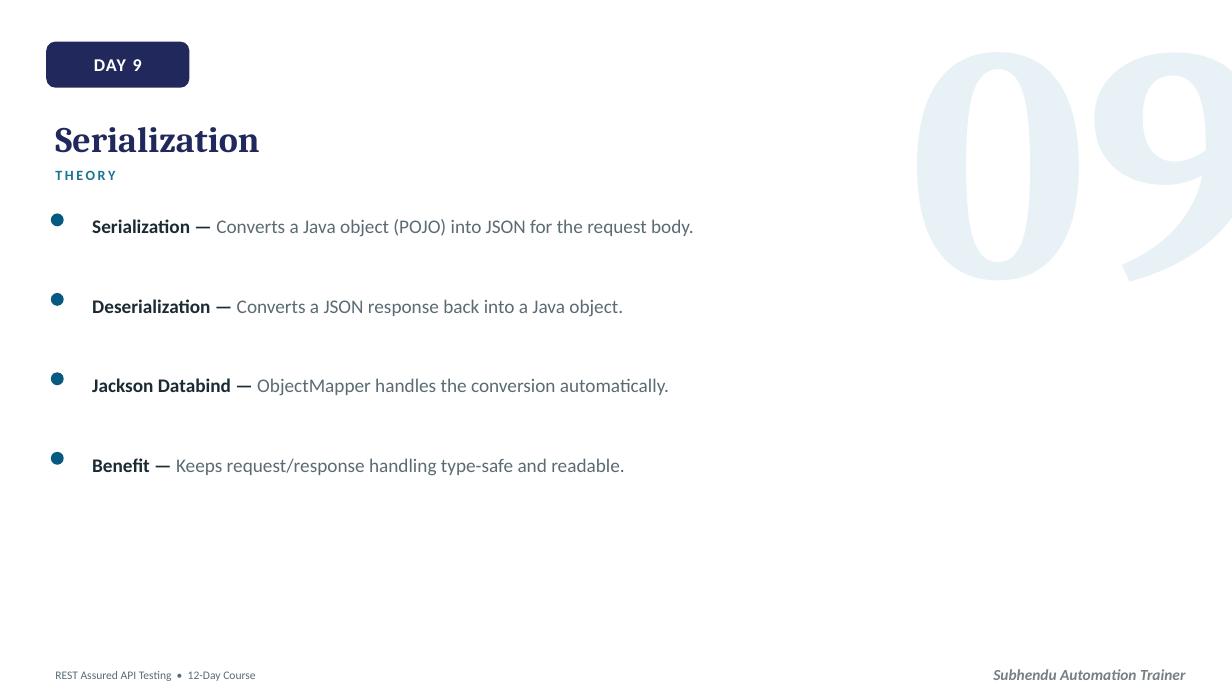
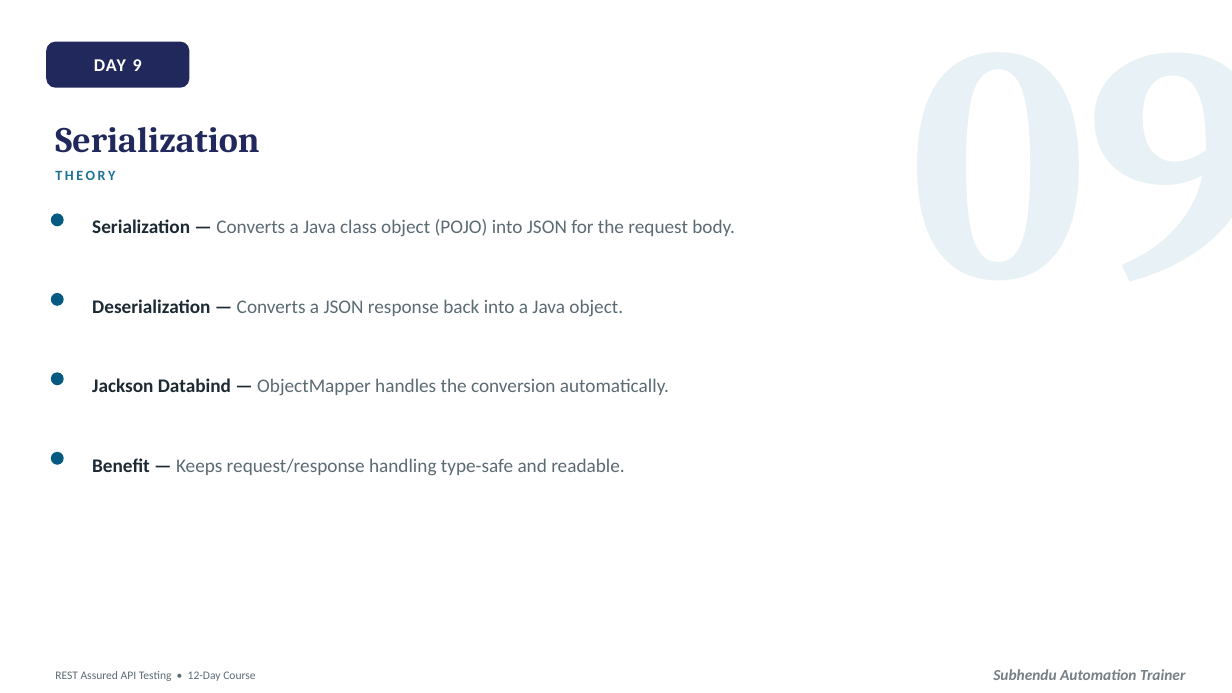
Before and after one commit to dassubhendu/api-automation-java-restassured, a slide deck: slide 26 of Docs/REST_Assured_12_Day_Course1.pptx (slide 23 before the commit). Drawn at 1232x693 pixels with LibreOffice and Linux fonts; fonts in the diff are those of the drawing. Boxes give left, top, right and bottom in pixels: in the first picture for what was removed or moved away, otherwise in the second. Text is boxed around its words. In the diff, an @@ line names an element or a change of style, - is before the commit and + after.

```diff
--- a/Docs/REST_Assured_12_Day_Course1.pptx
+++ b/Docs/REST_Assured_12_Day_Course1.pptx
@@ text at (92,219,735,237): text changed @@
-Serialization — Converts a Java object (POJO) into JSON for the request body.
+Serialization — Converts a Java class object (POJO) into JSON for the request body.
```
Also in this commit, not shown: 3 slides added, 13 other files.
